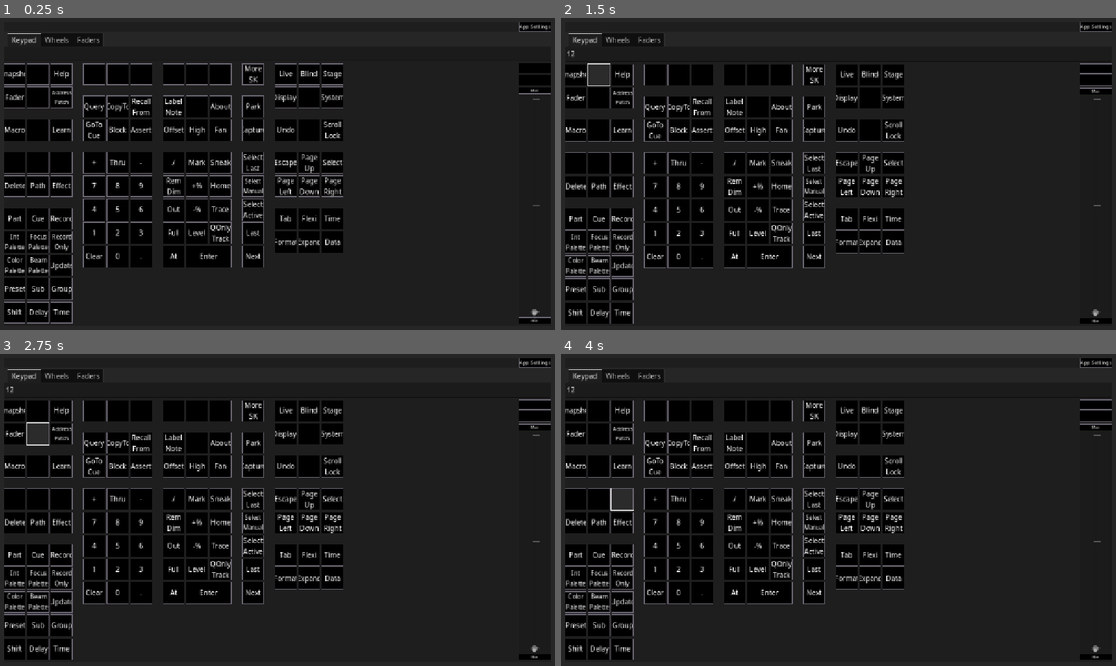
Above: before the commit, frames 1-4 (two rows, left to right).
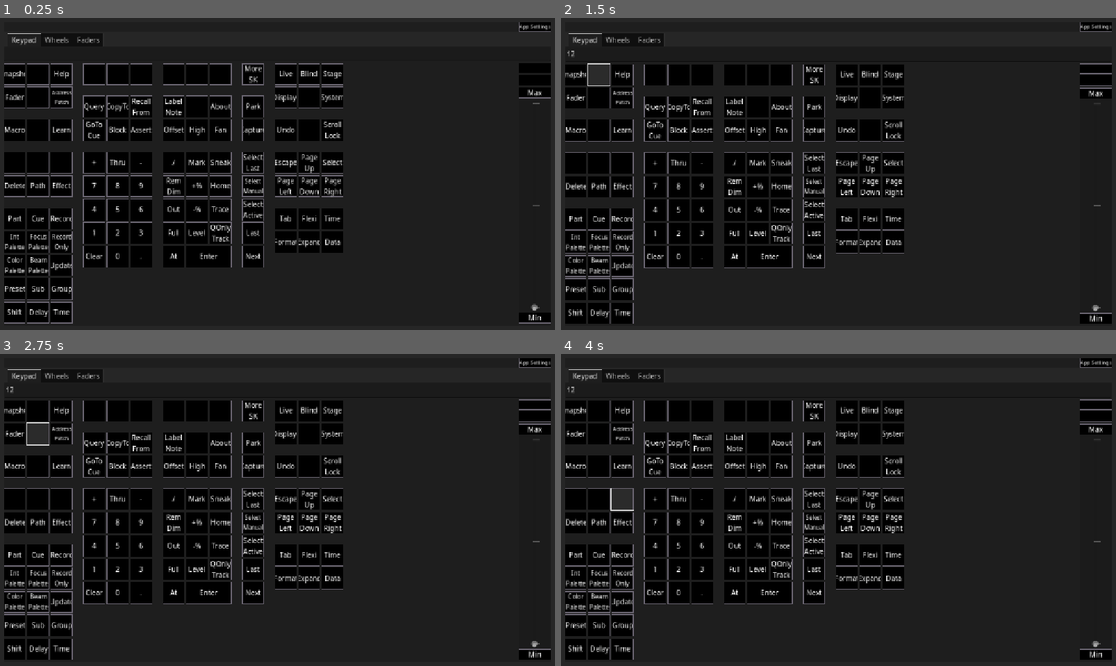
Above: after the commit, the same moments.

Repository: CoffeeCoder1/etc-eos-remote
Game: Godot game, scene res://scenes/main/main.tscn
Two runs of this game, one before a commit and one after it. Both use one fixed random seed, a clock stepped at 60 frames per second and the inputs below.
Inputs (mouse positions are in pixels of both pictures, inside the frame that each line leads up to):
- Up to frame 1 (0.25 s): no input
- Up to frame 2 (1.5 s): click (838, 52) at 0.52 s; type "12" at 0.6 s; click (599, 74) at 1.27 s
- Up to frame 3 (2.75 s): click (38, 435) at 2.02 s
- Up to frame 4 (4 s): click (599, 466) at 2.77 s; click (622, 497) at 3.5 s

The runs differ from the first frame. In frame 1, 0.3% of the frame differs, in the area x 93-100%, y 22-98%; in frame 2, 0.2%; in frame 3, 0.2%; in frame 4, 0.2%.

Commit message:
Give the wheel buttons a minimum size Keeps the spacing consistent with the new auto size labels.

Diff:
--- a/scenes/elements/wheel/wheel.tscn
+++ b/scenes/elements/wheel/wheel.tscn
@@ -25,6 +25,7 @@
 vertical_alignment = 1
 
 [node name="MaxButton" type="Control" parent="VBoxContainer"]
+custom_minimum_size = Vector2(0, 25)
 layout_mode = 2
 script = ExtResource("2_1jvid")
 key_string = "max"
@@ -51,6 +52,7 @@
 ticks_on_borders = true
 
 [node name="MinButton" type="Control" parent="VBoxContainer"]
+custom_minimum_size = Vector2(0, 25)
 layout_mode = 2
 script = ExtResource("2_1jvid")
 key_string = "min"
